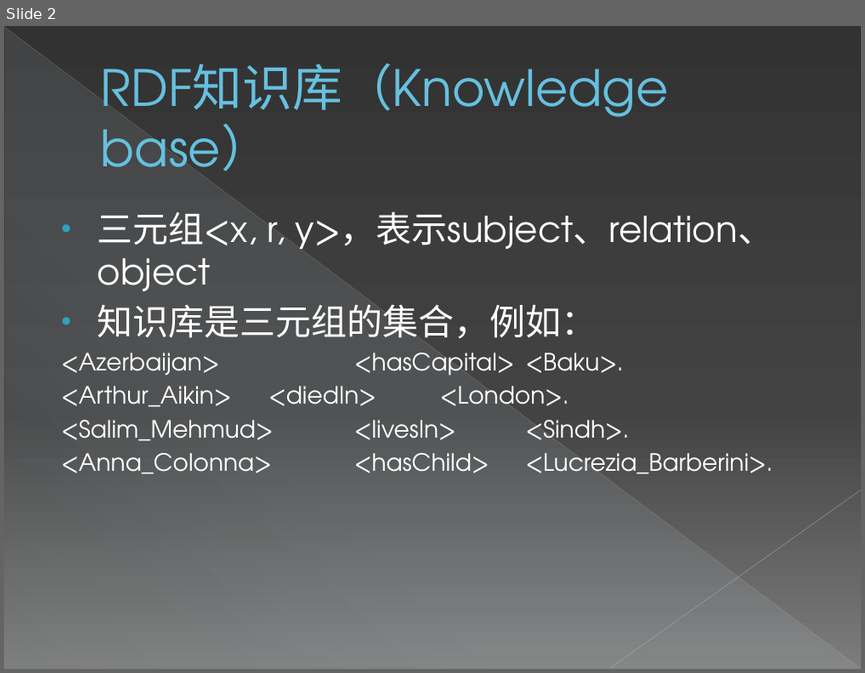
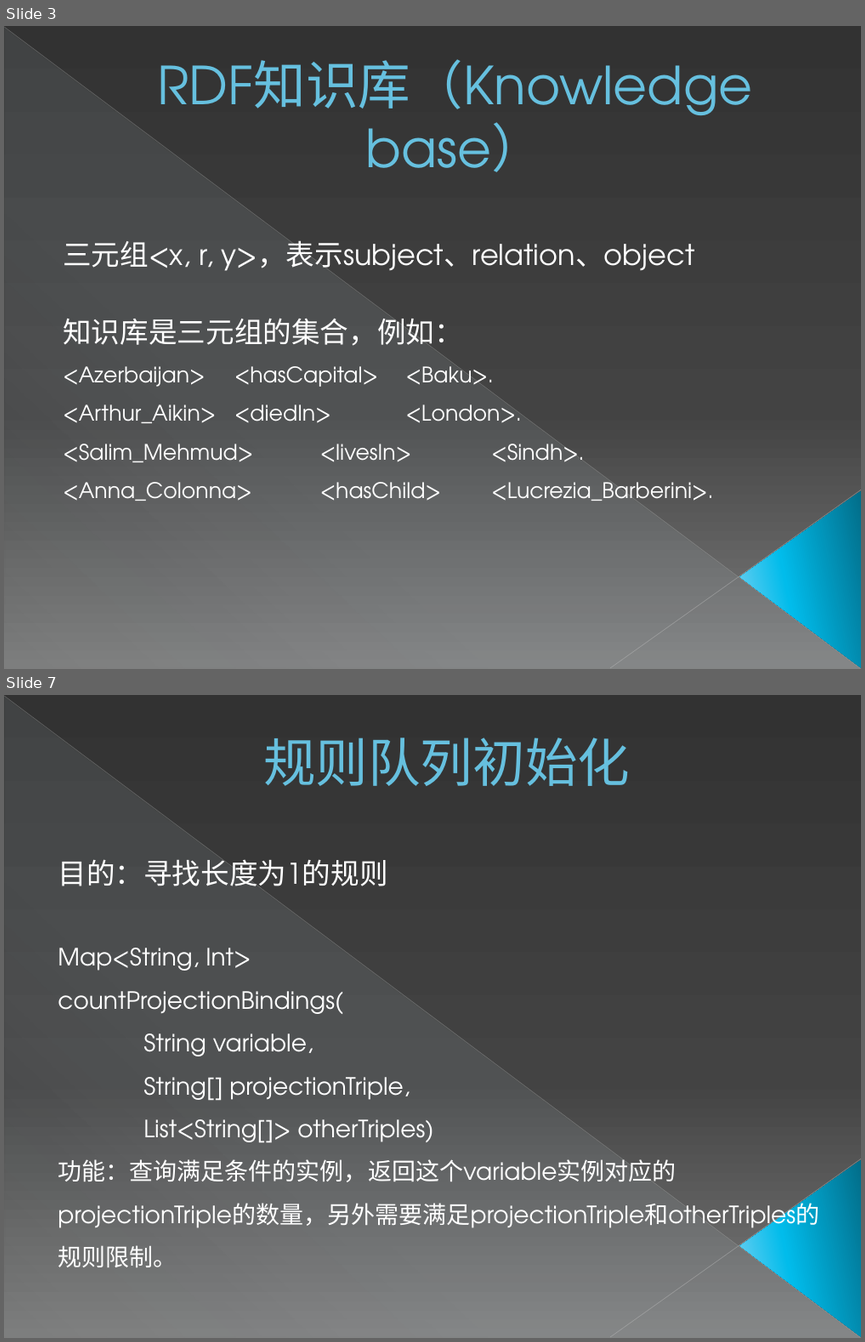
Before and after one commit to zxlzr/RuleMiner, a slide deck: 毕设答辩.pptx. Shown one above the other, each under a label of ours: slide 2 before the commit, slides 3 and 7 after it; the slides between them are not shown. The pictures are 865x673 and 865x1342 pixels, drawn with LibreOffice and Linux fonts; fonts in the diff are those of the drawing. Boxes give left, top, right and bottom in pixels: in the first picture for what was removed or moved away, otherwise in the second. Text is boxed around its words. In the diff, an @@ line names an element or a change of style, - is before the commit and + after.

```diff
--- a/毕设答辩.pptx
+++ b/毕设答辩.pptx
@@ slide 7 added at [4, 695, 861, 1338], background gradient #333333 to #444444 to #7D7D7D; not listed: 4 template elements that a slide beside it also shows @@
@@ text added at [263, 737, 630, 786], 44 pt, text #66C0E0 @@
+规则队列初始化
@@ text added at [58, 859, 387, 886], 24 pt, text #FFFFFF @@
+目的：寻找长度为1的规则
@@ text added at [58, 947, 819, 1267], 20 pt, text #FFFFFF @@
+Map<String, Int>
+countProjectionBindings(
+String variable,
+String[] projectionTriple,
+List<String[]> otherTriples)
+功能：查询满足条件的实例，返回这个variable实例对应的projectionTriple的数量，另外需要满足projectionTriple和otherTriples的规则限制。
@@ what was slide 2 is now slide 3 @@
@@ slide 3 changed as well @@
@@ text "RDF知识库（Knowledge base）" at [157, 59, 752, 172]: size 42 to 44 pt; alignment left to centre; vertical alignment middle to bottom @@
@@ text "三元组<x, r, y>，表示subject、relation、object": place and size @@
-text "三元组<x, r, y>，表示subject、relation、object" at [61, 211, 773, 474]
+text "三元组<x, r, y>，表示subject、relation、object" at [63, 240, 713, 500]
@@ text "三元组<x, r, y>，表示subject、relation、object" at [63, 240, 713, 500]: size 30 to 24 pt in "三元组<x, r, y>，表示subject、relation、object", "知识库是三元组的集合，例如："; size 20 to 18 pt in "<Azerbaijan> <hasCapital> <Baku>.", "<Arthur_Aikin> <diedIn> <London>.", "<Salim_Mehmud> <livesIn> <Sindh>.", "<Anna_Colonna> <hasChild> <Lucrezia_Barberini>."; bullet • to none; less space between paragraphs; line spacing 1 to 1.5; indent changed @@
@@ triangle added at [739, 491, 861, 668], fill gradient #036E89 to #01BCEB to #7CD1F2 @@
```
Also in this commit, not shown: 3 other slides changed, 18 other slides added.
